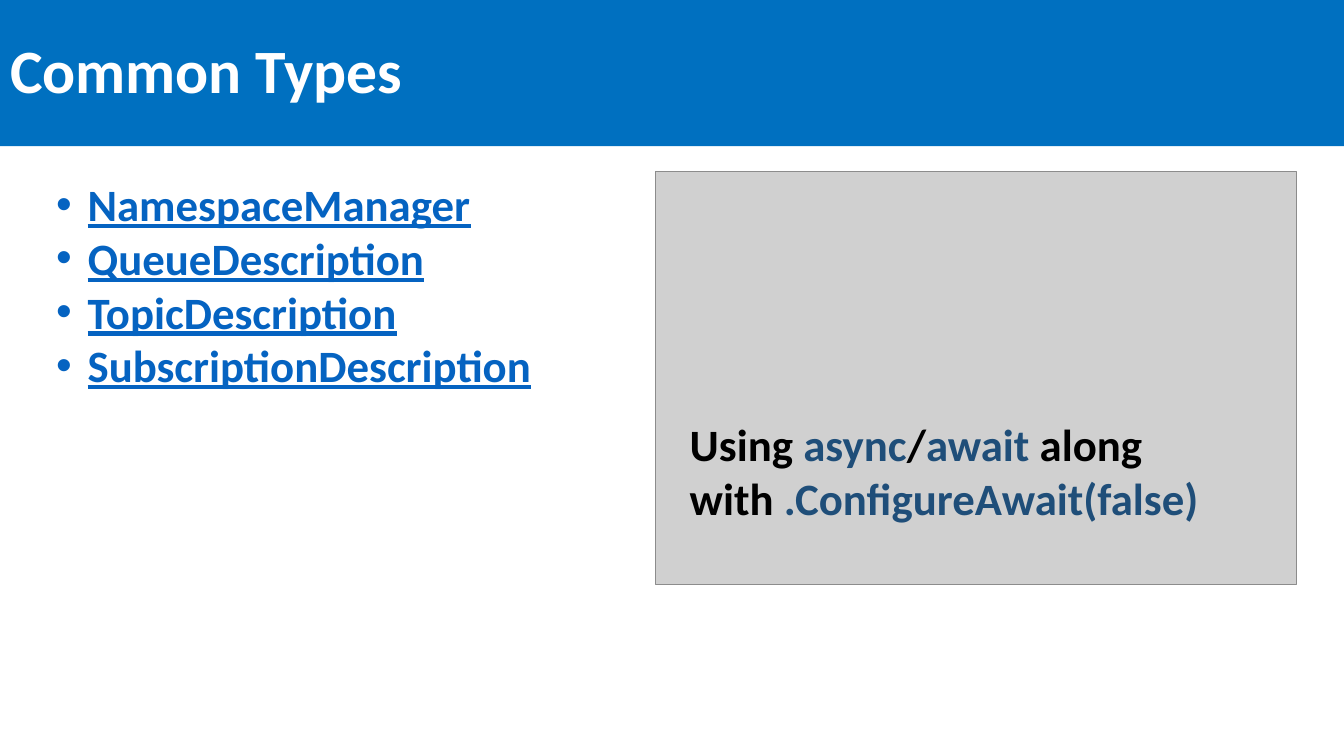
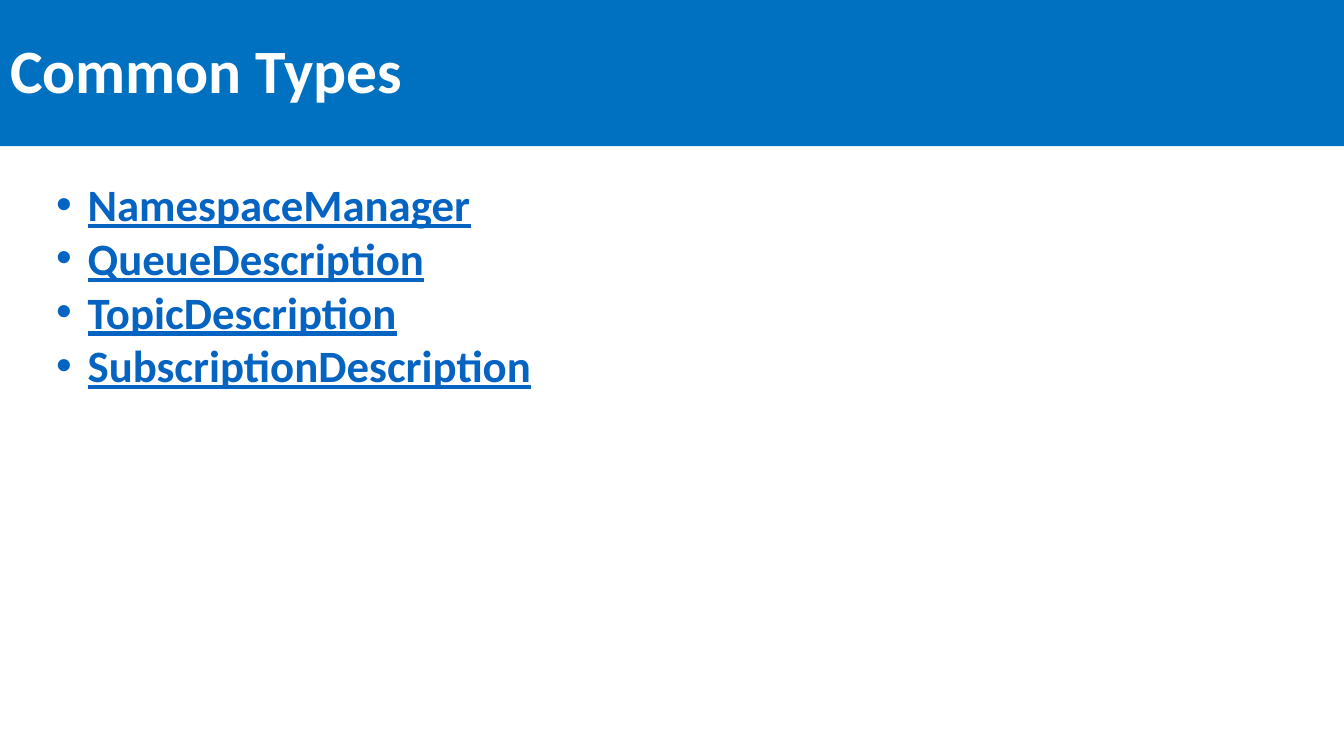
Before and after one commit to SeanFeldman/ASB-AustinAzure, a slide deck: slide 13 of Azure Service Bus Austin Azure usergroup 2016-09-08.pptx (slide 11 before the commit). Drawn at 1344x756 pixels with LibreOffice and Linux fonts; fonts in the diff are those of the drawing; grey boxes stand for pictures. Boxes give left, top, right and bottom in pixels: in the first picture for what was removed or moved away, otherwise in the second. Text is boxed around its words. In the diff, an @@ line names an element or a change of style, - is before the commit and + after.

```diff
--- a/Azure Service Bus Austin Azure usergroup 2016-09-08.pptx
+++ b/Azure Service Bus Austin Azure usergroup 2016-09-08.pptx
@@ picture removed at bbox=[655, 171, 1297, 584] @@
@@ text removed at bbox=[690, 429, 1198, 523] @@
-Using async/await along with .ConfigureAwait(false)
```
Also in this commit, not shown: 10 other slides changed, 3 slides added, 2 slides removed, 3 other files.
